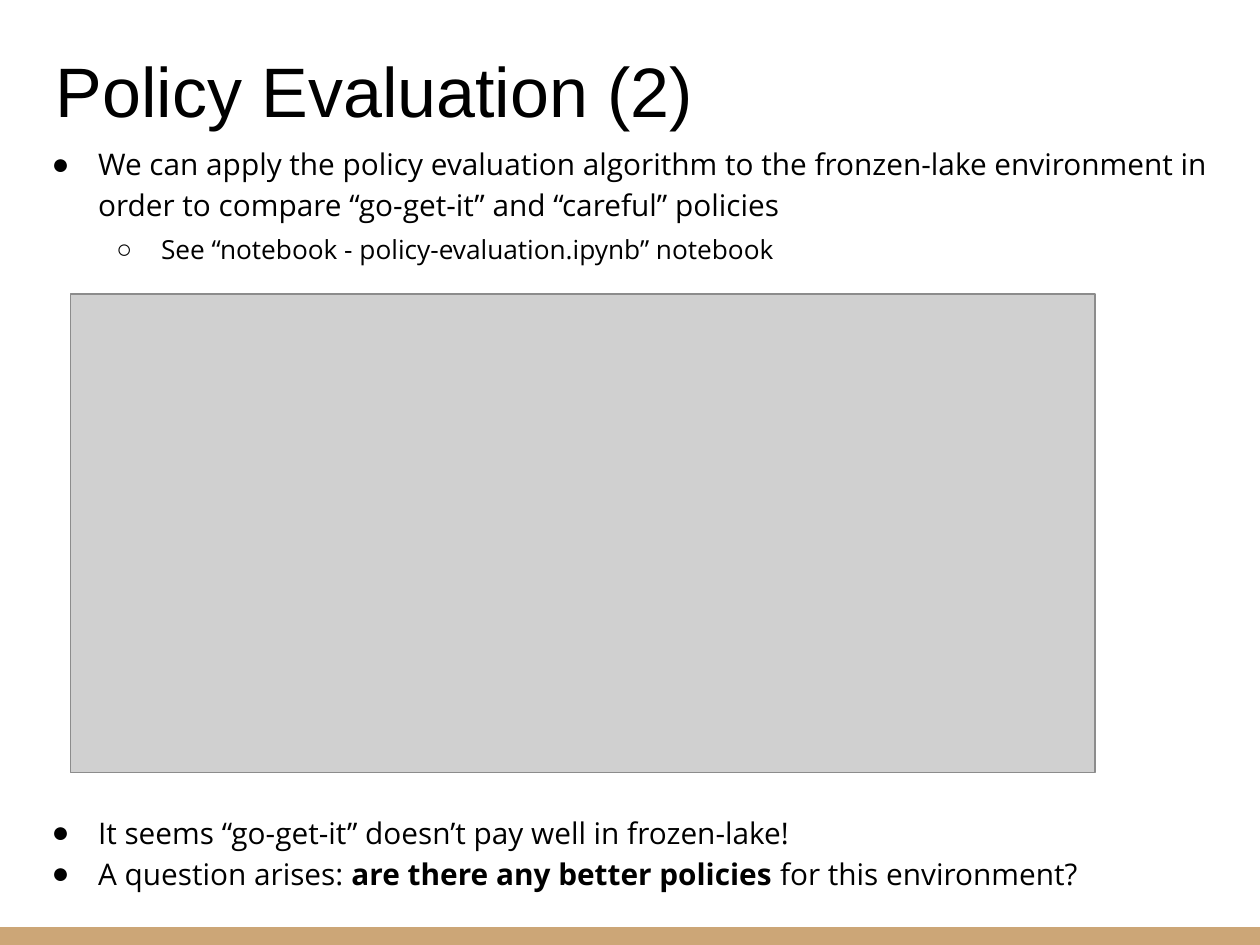
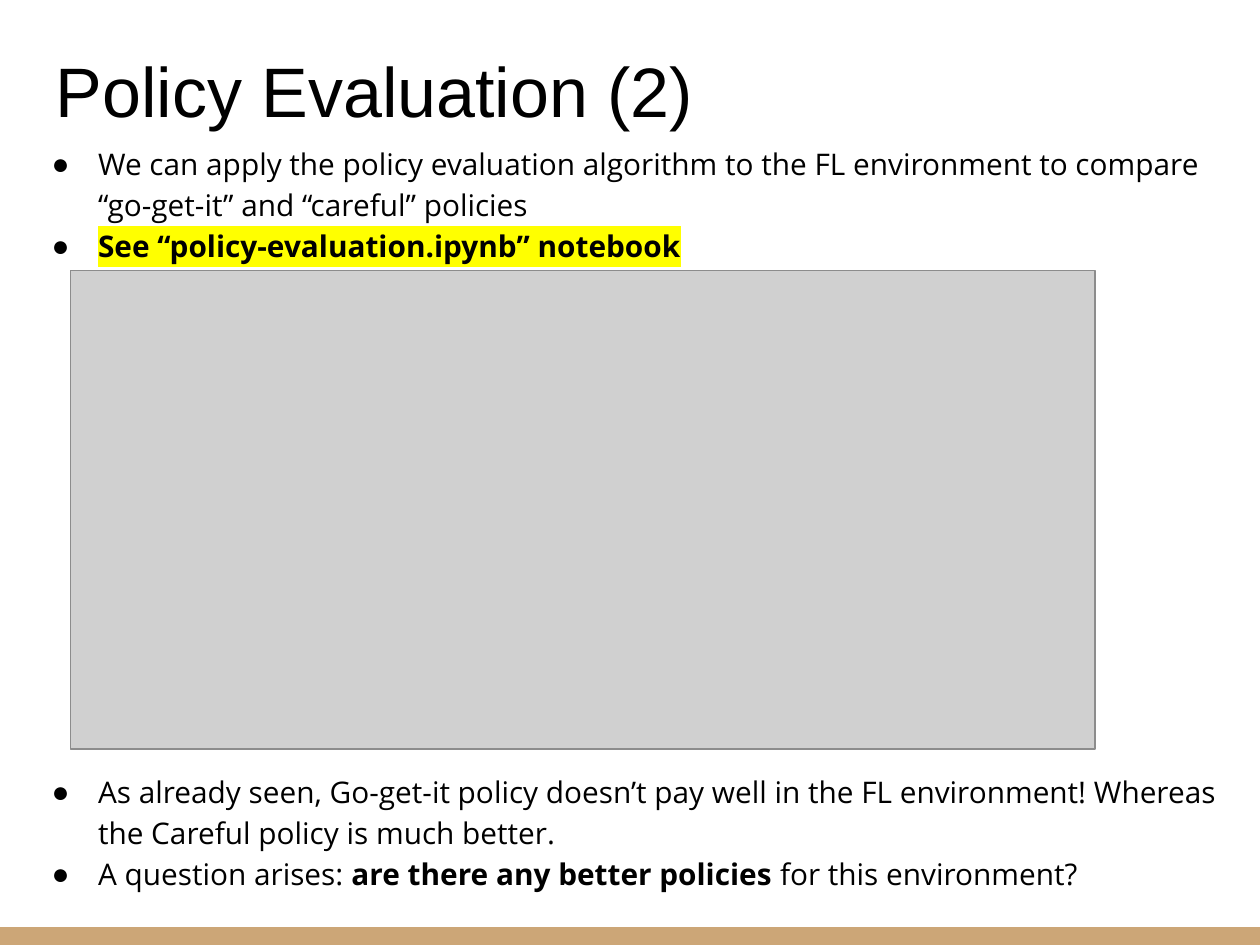
Before and after one commit to riccardoberta/autonomous-agents, a slide deck: slide 13 of 02 - Dynamic Programming/slides.pptx (slide 10 before the commit). Drawn at 1260x945 pixels with LibreOffice and Linux fonts; fonts in the diff are those of the drawing; grey boxes stand for pictures. Boxes give left, top, right and bottom in pixels: in the first picture for what was removed or moved away, otherwise in the second. Text is boxed around its words. In the diff, an @@ line names an element or a change of style, - is before the commit and + after.

```diff
--- a/02 - Dynamic Programming/slides.pptx
+++ b/02 - Dynamic Programming/slides.pptx
@@ text at (98,152,1216,851): text changed @@
-● We can apply the policy evaluation algorithm to the fronzen-lake environment in order to compare “go-get-it” and “careful” policies
-  ○ See “notebook - policy-evaluation.ipynb” notebook
-● It seems “go-get-it” doesn’t pay well in frozen-lake!
+● We can apply the policy evaluation algorithm to the FL environment to compare “go-get-it” and “careful” policies
+● See “policy-evaluation.ipynb” notebook
+● As already seen, Go-get-it policy doesn’t pay well in the FL environment! Whereas the Careful policy is much better.
@@ picture: place and size @@
-picture at (71,294,1095,772)
+picture at (71,271,1095,750)
```
Also in this commit, not shown: 9 other slides changed, 2 slides added, 20 other files.
